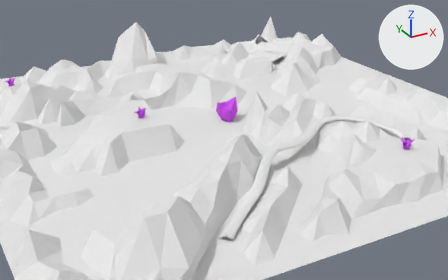
A saved change to the Blender file level1.blend.
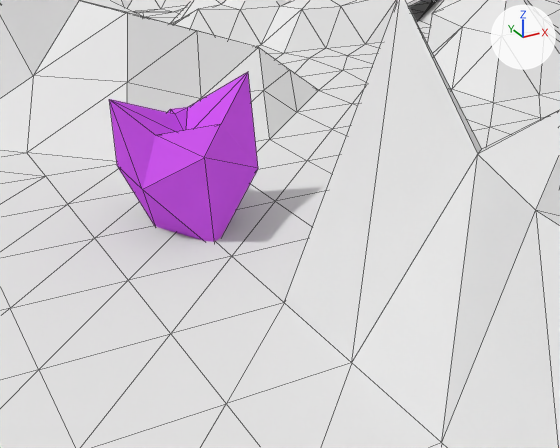
Each version is shown from a camera (50 mm lens) standing at (-581.0, -1045.0, 477.0) and looking at (-17.0, -19.0, -36.0), then close up from a camera (50 mm lens) standing at (-86.0, -216.0, 99.0) and looking at (21.0, -21.0, 2.0). The axes (+X, +Y, +Z) are drawn at upper right. The lights are the same throughout. The close-ups show mesh edges as thin lines.

Names of what the first close-up shows: 'Nexus', 'Terrain'.
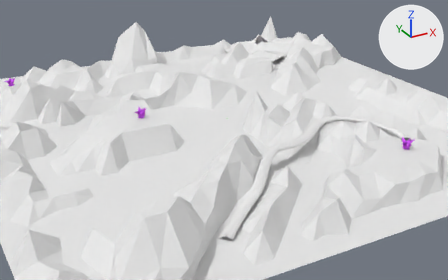
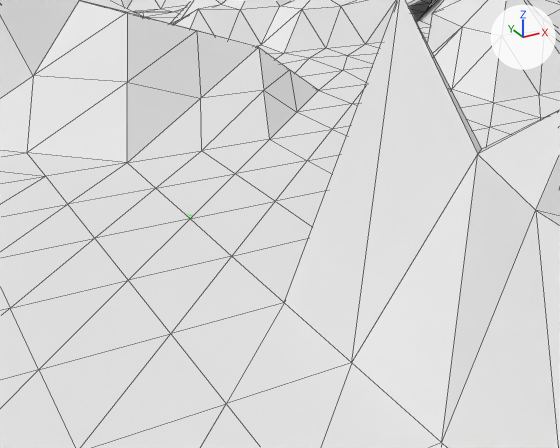
Location of each change, (x1, y1, x2, y2) in pixels of the close-ups (560 x 448 px):
'Nexus', hidden (purple): before (109, 72, 258, 242)

What the commit changed:
Object 'Nexus' (ob_nexus) is now hidden.
